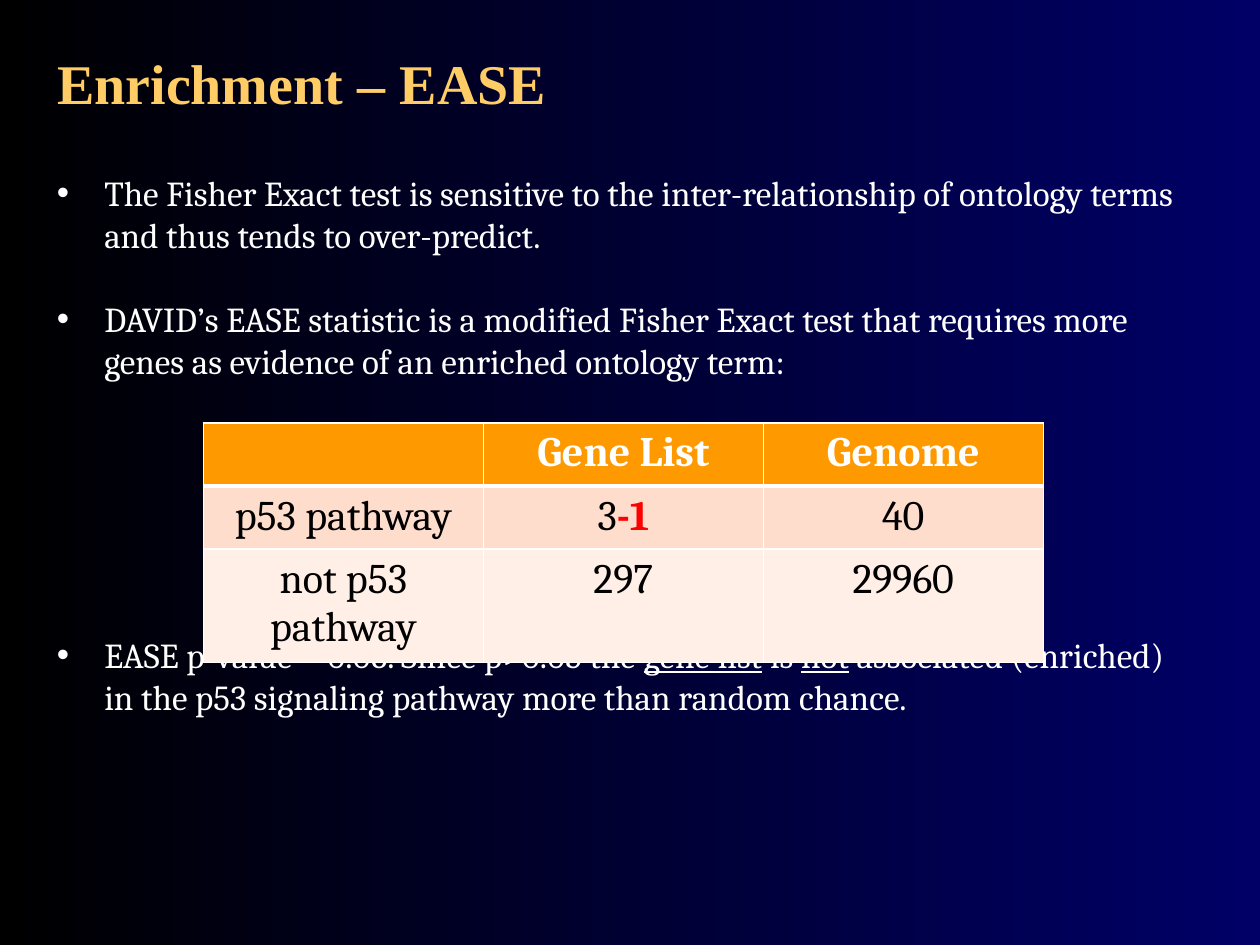
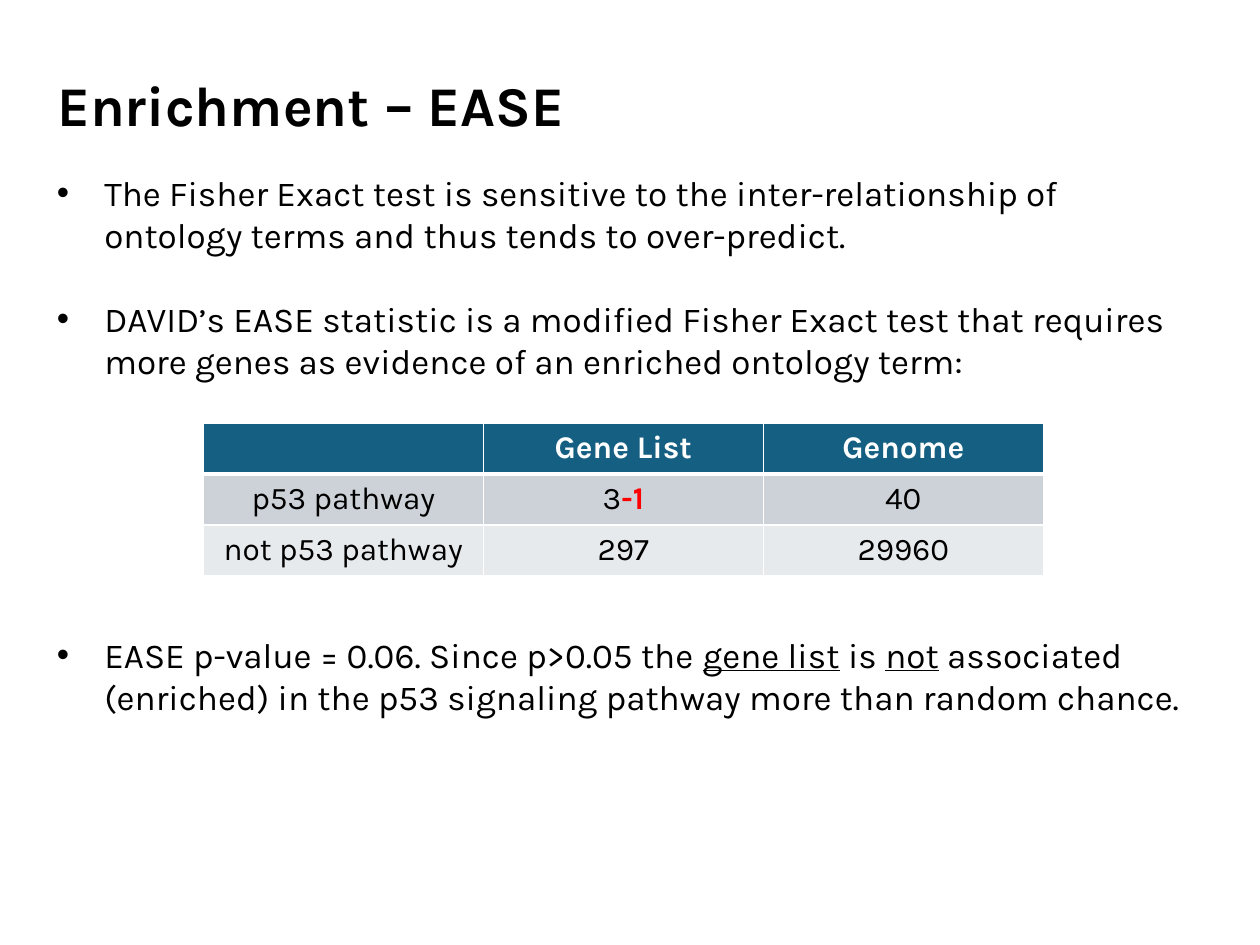
Before and after one commit to agmcarthur/Biochem-3BP3, a slide deck: slide 28 of Lectures/Lecture 4 - Beyond the Gene.pptx. Drawn at 1260x945 pixels with LibreOffice and Linux fonts; fonts in the diff are those of the drawing. Boxes give left, top, right and bottom in pixels: in the first picture for what was removed or moved away, otherwise in the second. Text is boxed around its words. In the diff, an @@ line names an element or a change of style, - is before the commit and + after.

```diff
--- a/Lectures/Lecture 4 - Beyond the Gene.pptx
+++ b/Lectures/Lecture 4 - Beyond the Gene.pptx
@@ background gradient #000000 to #000066 to #FFFFFF @@
@@ title "Enrichment – EASE" at (57, 86, 564, 127): font Times New Roman to Karla, text colour #FFCC66 to #000000; line spacing 1 to 0.9; vertical alignment middle to bottom @@
@@ text "The Fisher Exact test is ..." at (104, 182, 1179, 719): font Cambria to Karla, text colour #FFFFFF to #000000 @@
@@ table at (203, 423, 1042, 577) @@
@@ fill #FF9900 to #156082 in row 1 @@
@@ fill #FFDECC to #CCD2D8 in row 2 @@
@@ fill #FFEFE7 to #E8EAED in row 3 @@
@@ size 24 to 18 pt, font Cambria to Karla @@
```
Also in this commit, not shown: 29 other slides changed, 13 other files.
